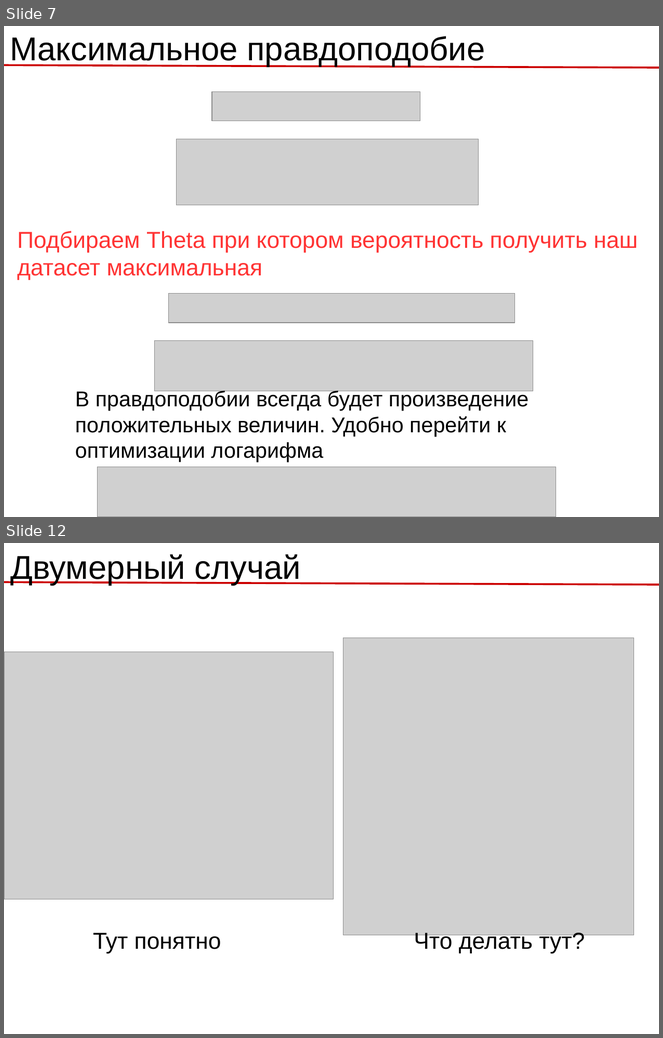
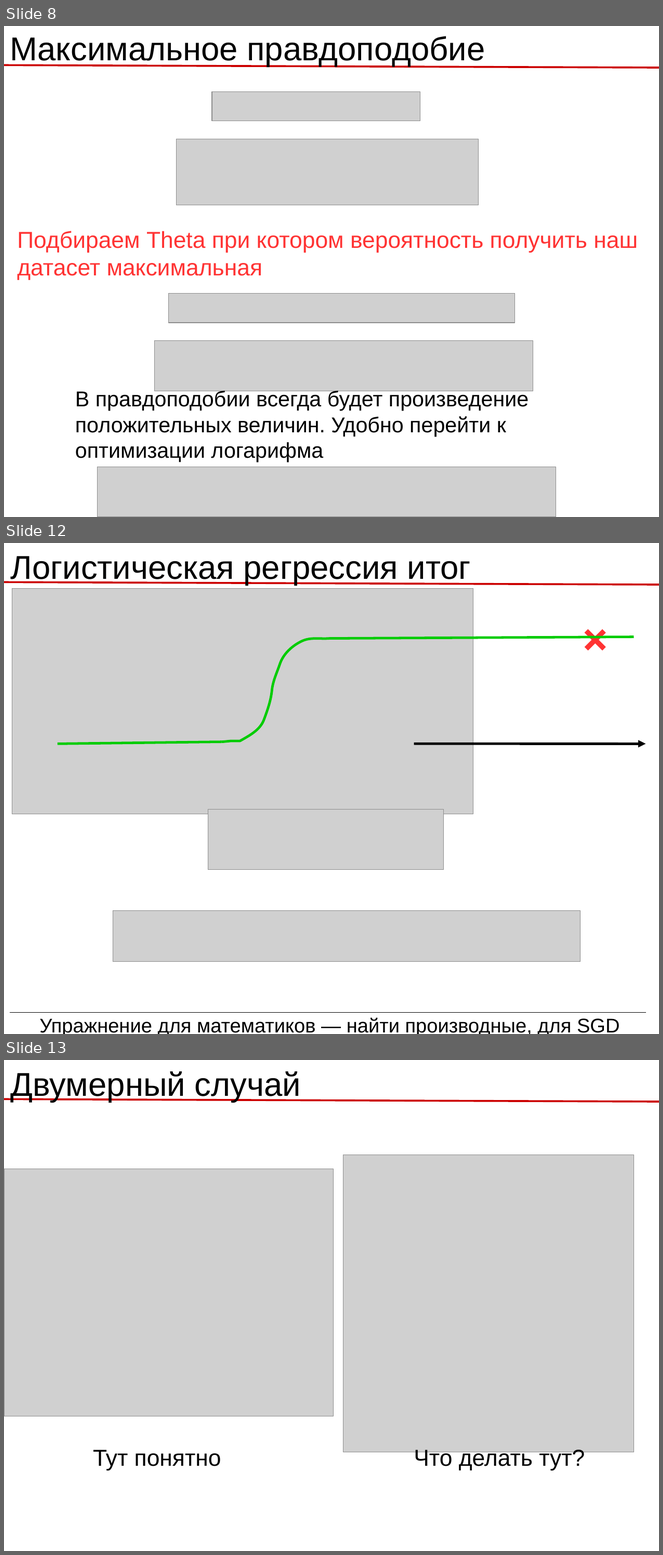
Before and after one commit to rykachevskiy/239, a slide deck: 3.Classification,Logistic_regression/Logistic_regression.odp. Shown one above the other, each under a label of ours: slides 7 and 12 before the commit, slides 8, 12 and 13 after it; the slides between them are not shown. The pictures are 663x1038 and 663x1555 pixels, drawn with LibreOffice and Linux fonts; fonts in the diff are those of the drawing; grey boxes stand for pictures. Boxes give left, top, right and bottom in pixels: in the first picture for what was removed or moved away, otherwise in the second. Text is boxed around its words. In the diff, an @@ line names an element or a change of style, - is before the commit and + after.

```diff
--- a/3.Classification,Logistic_regression/Logistic_regression.odp
+++ b/3.Classification,Logistic_regression/Logistic_regression.odp
@@ slide 12 added at (x1=4, y1=543, x2=659, y2=1034), background #FFFFFF @@
@@ text added at (x1=11, y1=556, x2=471, y2=585), 40 pt, text #000000 @@
+Логистическая регрессия итог
@@ line added from (4, 582) to (659, 585), #CC0000 2.3 pt @@
@@ picture added at (x1=12, y1=588, x2=474, y2=814) @@
@@ line added from (587, 631) to (605, 649), #FF3333 6.01 pt @@
@@ line added from (605, 631) to (587, 649), #FF3333 6.01 pt @@
@@ freeform shape added at (x1=221, y1=639, x2=330, y2=742), outline #00CC00 3 pt @@
@@ line added from (330, 639) to (634, 637), #00CC00 3 pt @@
@@ line added from (221, 742) to (58, 744), #00CC00 3 pt @@
@@ arrow added from (414, 744) to (646, 744), #000000 3 pt @@
@@ picture added at (x1=208, y1=809, x2=444, y2=870) @@
@@ picture added at (x1=113, y1=911, x2=581, y2=962) @@
@@ line added from (10, 1013) to (646, 1013), #000000 0 pt @@
@@ text added at (x1=39, y1=1018, x2=620, y2=1034), 24 pt, text #000000 @@
+Упражнение для математиков — найти производные, для SGD
@@ what was slide 7 is now slide 8 @@
@@ what was slide 12 is now slide 13 @@
```
Also in this commit, not shown: 3 slides changed, 12 other slides added, 9 slides removed, 9 other files.
